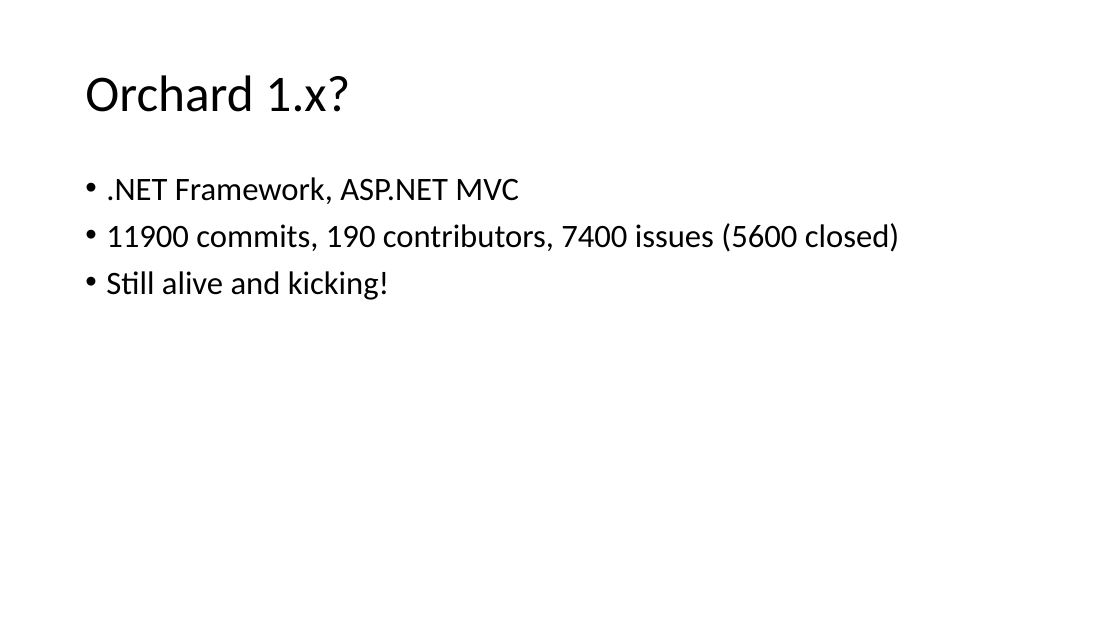
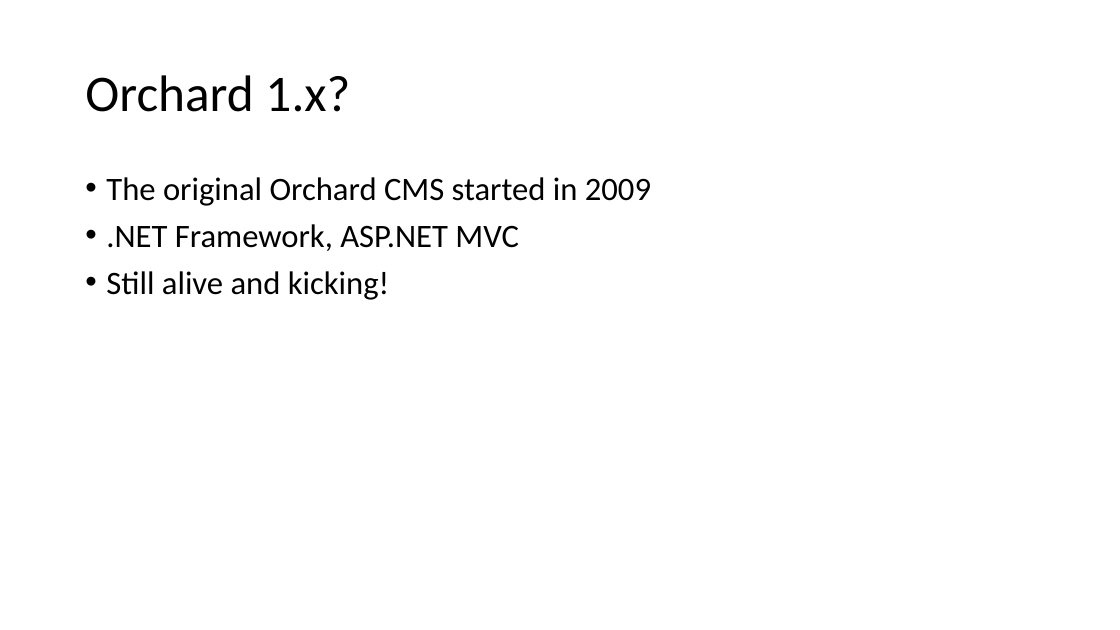
Before and after one commit to Lombiq/Orchard-Ambassadors-Toolbox, a slide deck: slide 5 of IntroductoryTalkTemplate/Showcasing Orchard Core CMS.pptx. Drawn at 1120x630 pixels with LibreOffice and Linux fonts; fonts in the diff are those of the drawing. Boxes give left, top, right and bottom in pixels: in the first picture for what was removed or moved away, otherwise in the second. Text is boxed around its words. In the diff, an @@ line names an element or a change of style, - is before the commit and + after.

```diff
--- a/IntroductoryTalkTemplate/Showcasing Orchard Core CMS.pptx
+++ b/IntroductoryTalkTemplate/Showcasing Orchard Core CMS.pptx
@@ text at [106,177,651,206]: paragraph added @@
+• The original Orchard CMS started in 2009
@@ text at [106,223,899,252]: paragraph removed @@
-• 11900 commits, 190 contributors, 7400 issues (5600 closed)
```
Also in this commit, not shown: 2 other slides changed.
